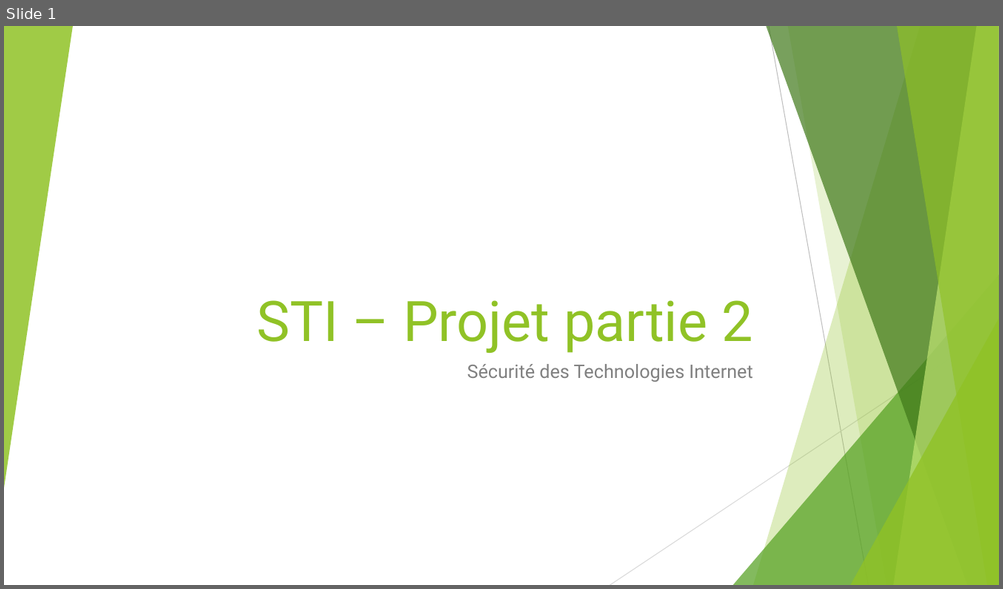
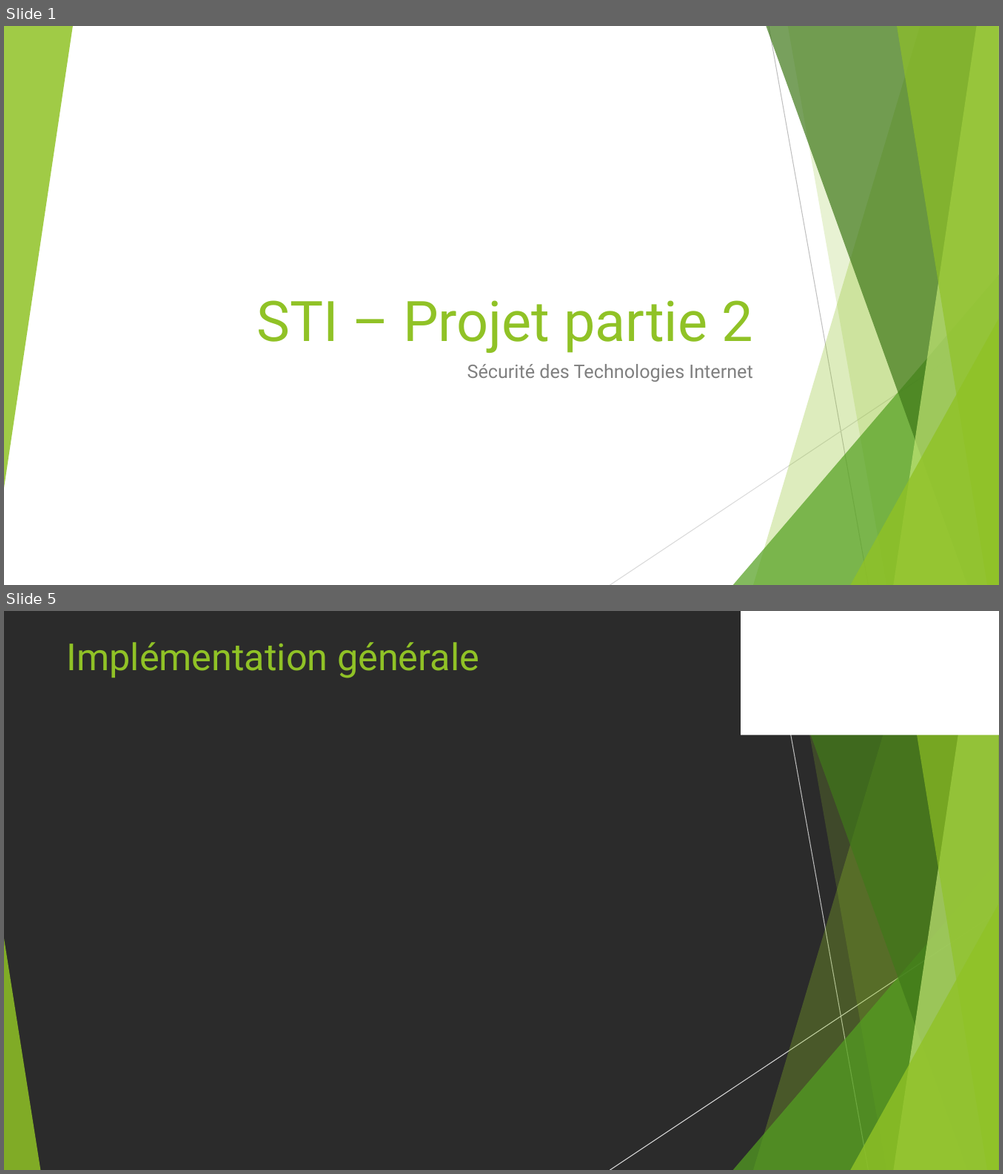
Before and after one commit to asuto4ka/html, a slide deck: Présentation/STI_Schowing_Zharkova.pptx. Shown one above the other, each under a label of ours: slide 1 before the commit, slides 1 and 5 after it; the slides between them are not shown. The pictures are 1003x589 and 1003x1174 pixels, drawn with LibreOffice and Linux fonts; fonts in the diff are those of the drawing; background and template pictures are left out; a plain dark background stands for a picture behind light text. Boxes give left, top, right and bottom in pixels: in the first picture for what was removed or moved away, otherwise in the second. Text is boxed around its words. In the diff, an @@ line names an element or a change of style, - is before the commit and + after.

```diff
--- a/Présentation/STI_Schowing_Zharkova.pptx
+++ b/Présentation/STI_Schowing_Zharkova.pptx
@@ slide 5 added at bbox=[4, 611, 999, 1170], background picture (left out); not listed: 9 template elements that a slide beside it also shows @@
@@ rectangle added at bbox=[740, 611, 999, 735], fill #FFFFFF @@
@@ title added at bbox=[67, 642, 479, 678], 36 pt, text #90C226 @@
+Implémentation générale
@@ triangle added at bbox=[4, 939, 40, 1170], fill #90C226 at 85% opacity @@
```
Also in this commit, not shown: 3 slides changed, 16 other slides added.
